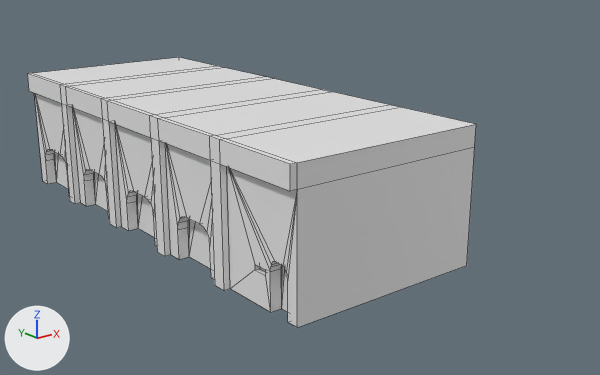
An edit to the FBX model Assets/Meshes/Fort/Fort_Building.fbx, drawn before and after from the same camera.
Both versions are drawn from a 50 mm camera at (-38.3, -60.8, 24.7) aimed at (8.3, -2.5, 1.4). Lighting does not change. The marker at lower left points along +X, +Y and +Z. Mesh edges are drawn as thin lines. Materials are left out; every surface is plain grey. Where no turn or scale is listed for an object, it has been applied to the vertices.

Objects in the first picture: 'Fort_Building'.
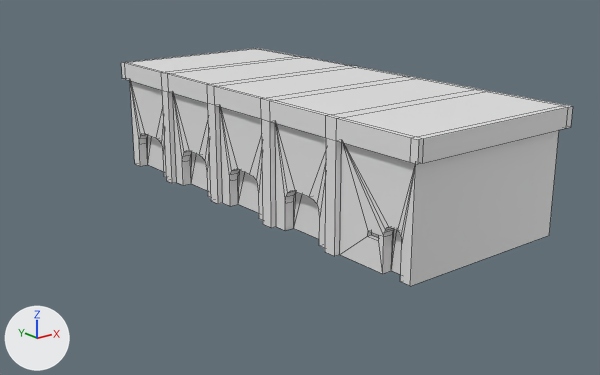
What differs and where, as boxes [x1, y1, x2, y2] in the pictures (600 x 375 px):
'Fort_Building', reshaped, moved (12% shorter): before [27, 57, 476, 327]; after [121, 48, 573, 286]
part 1 of me_mesh, built on: before [290, 124, 476, 191]; after [121, 48, 573, 164]

Diff of the bpy script that builds the scene:
```diff
--- a/Assets/Meshes/Fort/Fort_Building.fbx.py
+++ b/Assets/Meshes/Fort/Fort_Building.fbx.py
@@ me_mesh @@
 # used by ob_fort_building; location = (0.0, 0.0, 0.0)
-me_mesh.from_pydata(...)  # 216 vertices, 191 faces; spans x -7.6..10.0, y -21.5..21.5, z -0.8..10.6
+me_mesh.from_pydata(...)  # 252 vertices, 227 faces; spans x -7.6..10.6, y -22.1..22.1, z -0.8..10.6
+# me_mesh part 1
+# 13 faces are deleted
+# 20 new vertices lie (0.6, 0.0, 0.0) away from vertices in x 10.0, y -21.5..21.5, z 8.9..10.6
+# 8 new vertices lie (0.0, 0.6, 0.0) away from vertices in x -7.6..10.6, y 21.5, z 8.9..10.6
+# 8 new vertices lie (0.0, -0.6, 0.0) away from vertices in x -7.6..10.6, y -21.5, z 8.9..10.6
+# 49 new faces join them
@@ ob_fort_building @@
 ob_fort_building = bpy.data.objects.new('Fort_Building', me_mesh)
-ob_fort_building.location = (0.0, 0.0, 0.0)
+ob_fort_building.location = (10.74, 0.0, 0.0)
```
